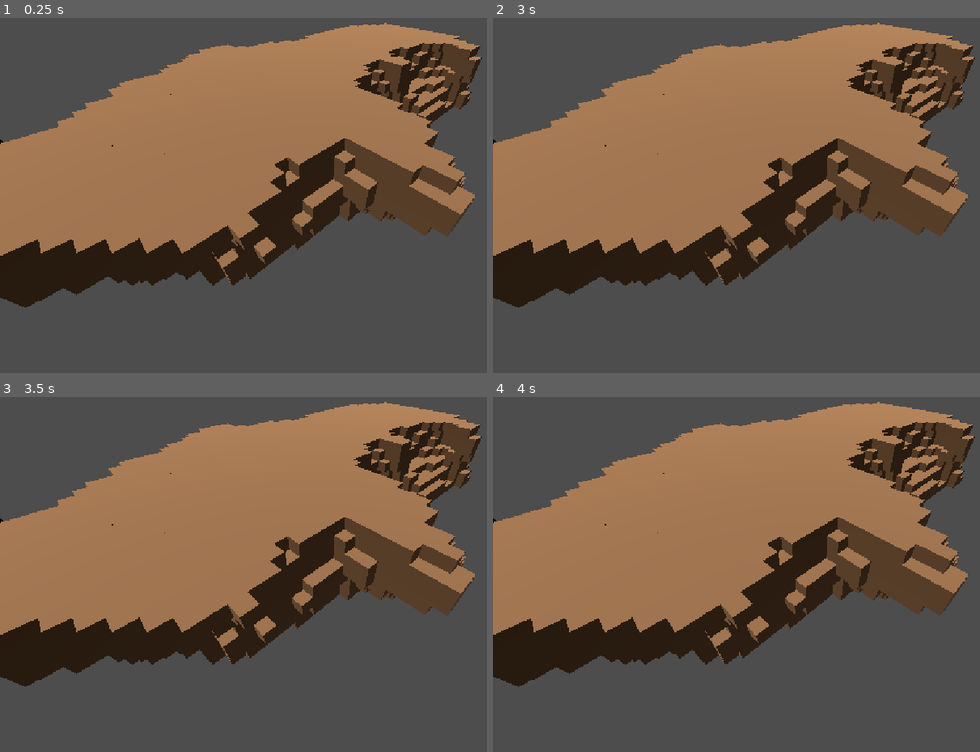
Above: before the commit, frames 1-4 (two rows, left to right).
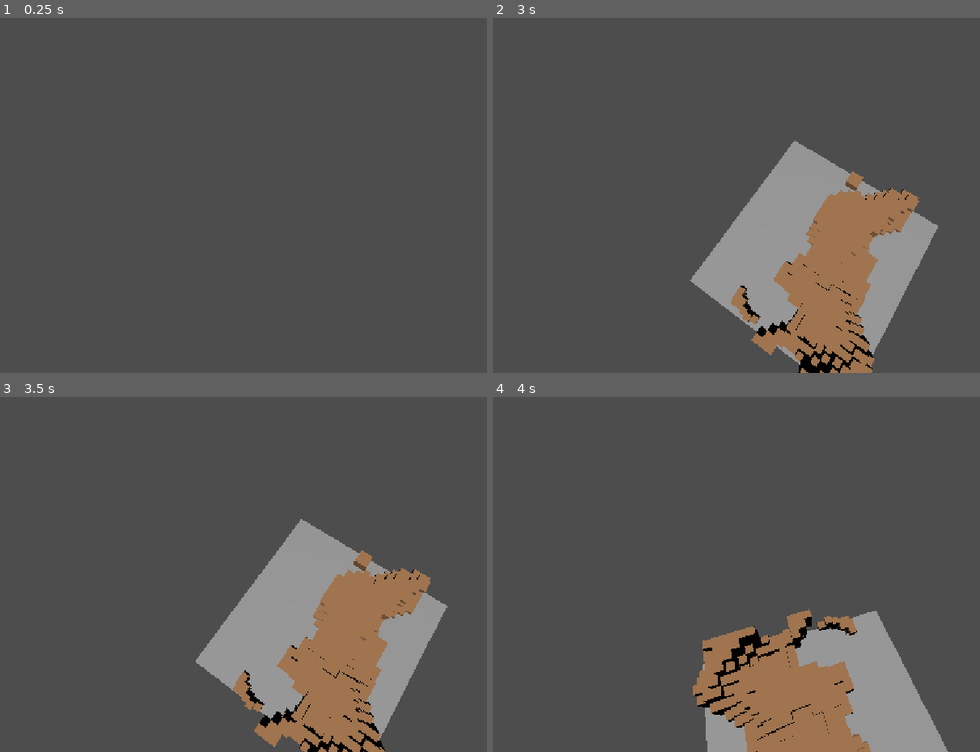
Above: after the commit, the same moments.

Repository: Joel-Paul/Game-like-Jam-10
Game: Godot game, scene res://scenes/world/world.tscn
The game is run twice, just before and just after one commit, with the same random seed, the same clock (stepped at 60 frames per second) and the same inputs. Before the commit the project starts from res://scenes/world.tscn.
Inputs (mouse positions are in pixels of both pictures, inside the frame that each line leads up to):
- Up to frame 1 (0.25 s): no input
- Up to frame 2 (3 s): tap Enter (ui_accept) at 0.5, 1.35, 1.52, 1.82, 2 s; move the mouse to (960, 174) at 0.52 s; hold Right (ui_right) 0.53-1.28 s; hold Enter (ui_accept) 0.53-1.28 s; tap F (fly, bound only after the commit) at 0.6, 1.55, 2.1, 2.85 s; move the mouse to (687, 209) at 1.27 s; hold Down (ui_down) 1.28-2.03 s; move the mouse to (882, 110) at 2.02 s; hold Right (ui_right) 2.03-2.78 s; hold Enter (ui_accept) 2.03-2.78 s; move the mouse to (785, 262) at 2.77 s; hold Up (ui_up) from 2.78 s (still down)
- Up to frame 3 (3.5 s): keep holding Up (ui_up); tap Enter (ui_accept) at 3.02, 3.32 s
- Up to frame 4 (4 s): move the mouse to (outside the picture) at 3.52 s; release Up (ui_up) at 3.53 s; hold Left (ui_left) from 3.53 s (still down); hold Enter (ui_accept) from 3.53 s (still down)

The runs differ from the first frame. In frame 1, 53% of the frame differs, in the area x 0-100%, y 1-82%; in frame 2, 65%; in frame 3, 66%; in frame 4, 68%, in the area x 0-100%, y 1-100%.

Commit message:
MakerTech: Voxel Terrain

Diff:
--- a/project.godot
+++ b/project.godot
@@ -20,6 +20,46 @@
 window/stretch/mode="canvas_items"
 window/stretch/aspect="expand"
 
+[input]
+
+ui_left={
+"deadzone": 0.5,
+"events": [Object(InputEventKey,"resource_local_to_scene":false,"resource_name":"","device":16,"window_id":0,"alt_pressed":false,"shift_pressed":false,"ctrl_pressed":false,"meta_pressed":false,"pressed":false,"keycode":4194319,"physical_keycode":0,"key_label":0,"unicode":0,"location":0,"echo":false,"script":null)
+, Object(InputEventJoypadButton,"resource_local_to_scene":false,"resource_name":"","device":-1,"button_index":13,"pressure":0.0,"pressed":false,"script":null)
+, Object(InputEventJoypadMotion,"resource_local_to_scene":false,"resource_name":"","device":-1,"axis":0,"axis_value":-1.0,"script":null)
+, Object(InputEventKey,"resource_local_to_scene":false,"resource_name":"","device":-1,"window_id":0,"alt_pressed":false,"shift_pressed":false,"ctrl_pressed":false,"meta_pressed":false,"pressed":false,"keycode":0,"physical_keycode":65,"key_label":0,"unicode":97,"location":0,"echo":false,"script":null)
+]
+}
+ui_right={
+"deadzone": 0.5,
+"events": [Object(InputEventKey,"resource_local_to_scene":false,"resource_name":"","device":16,"window_id":0,"alt_pressed":false,"shift_pressed":false,"ctrl_pressed":false,"meta_pressed":false,"pressed":false,"keycode":4194321,"physical_keycode":0,"key_label":0,"unicode":0,"location":0,"echo":false,"script":null)
+, Object(InputEventJoypadButton,"resource_local_to_scene":false,"resource_name":"","device":-1,"button_index":14,"pressure":0.0,"pressed":false,"script":null)
+, Object(InputEventJoypadMotion,"resource_local_to_scene":false,"resource_name":"","device":-1,"axis":0,"axis_value":1.0,"script":null)
+, Object(InputEventKey,"resource_local_to_scene":false,"resource_name":"","device":-1,"window_id":0,"alt_pressed":false,"shift_pressed":false,"ctrl_pressed":false,"meta_pressed":false,"pressed":false,"keycode":0,"physical_keycode":68,"key_label":0,"unicode":100,"location":0,"echo":false,"script":null)
+]
+}
+ui_up={
+"deadzone": 0.5,
+"events": [Object(InputEventKey,"resource_local_to_scene":false,"resource_name":"","device":16,"window_id":0,"alt_pressed":false,"shift_pressed":false,"ctrl_pressed":false,"meta_pressed":false,"pressed":false,"keycode":4194320,"physical_keycode":0,"key_label":0,"unicode":0,"location":0,"echo":false,"script":null)
+, Object(InputEventJoypadButton,"resource_local_to_scene":false,"resource_name":"","device":-1,"button_index":11,"pressure":0.0,"pressed":false,"script":null)
+, Object(InputEventJoypadMotion,"resource_local_to_scene":false,"resource_name":"","device":-1,"axis":1,"axis_value":-1.0,"script":null)
+, Object(InputEventKey,"resource_local_to_scene":false,"resource_name":"","device":-1,"window_id":0,"alt_pressed":false,"shift_pressed":false,"ctrl_pressed":false,"meta_pressed":false,"pressed":false,"keycode":0,"physical_keycode":87,"key_label":0,"unicode":119,"location":0,"echo":false,"script":null)
+]
+}
+ui_down={
+"deadzone": 0.5,
+"events": [Object(InputEventKey,"resource_local_to_scene":false,"resource_name":"","device":16,"window_id":0,"alt_pressed":false,"shift_pressed":false,"ctrl_pressed":false,"meta_pressed":false,"pressed":false,"keycode":4194322,"physical_keycode":0,"key_label":0,"unicode":0,"location":0,"echo":false,"script":null)
+, Object(InputEventJoypadButton,"resource_local_to_scene":false,"resource_name":"","device":-1,"button_index":12,"pressure":0.0,"pressed":false,"script":null)
+, Object(InputEventJoypadMotion,"resource_local_to_scene":false,"resource_name":"","device":-1,"axis":1,"axis_value":1.0,"script":null)
+, Object(InputEventKey,"resource_local_to_scene":false,"resource_name":"","device":-1,"window_id":0,"alt_pressed":false,"shift_pressed":false,"ctrl_pressed":false,"meta_pressed":false,"pressed":false,"keycode":0,"physical_keycode":83,"key_label":0,"unicode":115,"location":0,"echo":false,"script":null)
+]
+}
+fly={
+"deadzone": 0.2,
+"events": [Object(InputEventKey,"resource_local_to_scene":false,"resource_name":"","device":-1,"window_id":0,"alt_pressed":false,"shift_pressed":false,"ctrl_pressed":false,"meta_pressed":false,"pressed":false,"keycode":0,"physical_keycode":70,"key_label":0,"unicode":102,"location":0,"echo":false,"script":null)
+]
+}
+
 [physics]
 
 3d/physics_engine="Jolt Physics"
--- /dev/null
+++ b/scenes/player/player.gd
@@ -0,0 +1,55 @@
+extends CharacterBody3D
+
+
+const SPEED = 5.0
+const JUMP_VELOCITY = 4.5
+
+@export var mouse_sensitivity: float = 0.01  # radians/pixel
+
+@onready var head: Node3D = $Head
+@onready var eye_camera: Camera3D = $Head/EyeCamera
+
+var flying: bool = false
+
+
+func _physics_process(delta: float) -> void:
+	# Add the gravity.
+	if not is_on_floor():
+		if flying:
+			velocity = Vector3.ZERO
+		else:
+			velocity += get_gravity() * delta
+
+	# Handle jump.
+	if Input.is_action_just_pressed("ui_accept") and is_on_floor():
+		velocity.y = JUMP_VELOCITY
+
+	if Input.is_action_just_pressed("fly"):
+		flying = !flying
+
+	# Get the input direction and handle the movement/deceleration.
+	# As good practice, you should replace UI actions with custom gameplay actions.
+	var input_dir := Input.get_vector("ui_left", "ui_right", "ui_up", "ui_down")
+	var direction := (eye_camera.global_transform.basis * Vector3(input_dir.x, 0, input_dir.y)).normalized()
+	if direction:
+		if flying:
+			velocity = direction * SPEED
+		else:
+			velocity.x = direction.x * SPEED
+			velocity.z = direction.z * SPEED
+	else:
+		velocity.x = move_toward(velocity.x, 0, SPEED)
+		velocity.z = move_toward(velocity.z, 0, SPEED)
+
+	if Input.is_action_pressed("ui_accept") and flying:
+		velocity.y = SPEED
+
+	move_and_slide()
+
+
+func _unhandled_input(event: InputEvent) -> void:
+	if event is InputEventMouseMotion:
+		var relative: Vector2 = event.relative * mouse_sensitivity
+		head.rotate_y(-relative.x)
+		eye_camera.rotate_x(-relative.y)
+		eye_camera.rotation.x = clampf(eye_camera.rotation.x, deg_to_rad(-90), deg_to_rad(90))
--- /dev/null
+++ b/scenes/player/player.tscn
@@ -0,0 +1,21 @@
+[gd_scene format=3 uid="uid://cpb0ikgfoa0rd"]
+
+[ext_resource type="Script" uid="uid://c0tfw3hplb7hm" path="res://scenes/player/player.gd" id="1_8afob"]
+
+[sub_resource type="CapsuleShape3D" id="CapsuleShape3D_rxyi6"]
+
+[sub_resource type="CapsuleMesh" id="CapsuleMesh_rxyi6"]
+
+[node name="Player" type="CharacterBody3D" unique_id=1832668561]
+script = ExtResource("1_8afob")
+
+[node name="CollisionShape3D" type="CollisionShape3D" parent="." unique_id=1041960398]
+shape = SubResource("CapsuleShape3D_rxyi6")
+
+[node name="MeshInstance3D" type="MeshInstance3D" parent="." unique_id=1547248782]
+mesh = SubResource("CapsuleMesh_rxyi6")
+
+[node name="Head" type="Node3D" parent="." unique_id=1883202548]
+
+[node name="EyeCamera" type="Camera3D" parent="Head" unique_id=237174927]
+current = true
--- a/scenes/world.gd
+++ b/scenes/world/world.gd
@@ -7,6 +7,8 @@
 
 
 func _ready() -> void:
+	Input.mouse_mode = Input.MOUSE_MODE_CAPTURED
+
 	var random_generator := FastNoiseLite.new()
 	for x in range(world_size.x):
 		for z in range(world_size.z):
@@ -14,6 +16,10 @@
 				var random = random_generator.get_noise_3d(x, y, z)
 				if random > cut_off:
 					var new_cube: CSGBox3D = default_cube.duplicate()
-					new_cube.position = Vector3(x, y, z)
+					new_cube.position = Vector3(x, y, z) - world_size / 2
 					add_child(new_cube)
 	remove_child(default_cube)
+
+func _unhandled_input(event: InputEvent) -> void:
+	if event.is_action_pressed("ui_cancel"):
+		get_tree().quit()
--- a/scenes/world.tscn
+++ b/scenes/world/world.tscn
@@ -1,16 +1,17 @@
 [gd_scene format=3 uid="uid://c61uhmra8s8qt"]
 
-[ext_resource type="Script" uid="uid://bgve11c3cebmn" path="res://scenes/world.gd" id="1_nnsk1"]
+[ext_resource type="Script" uid="uid://bgve11c3cebmn" path="res://scenes/world/world.gd" id="1_sl2e5"]
+[ext_resource type="PackedScene" uid="uid://cpb0ikgfoa0rd" path="res://scenes/player/player.tscn" id="2_1fp7r"]
 
 [sub_resource type="StandardMaterial3D" id="StandardMaterial3D_nnsk1"]
 albedo_color = Color(0.61960787, 0.44313726, 0.2901961, 1)
 
 [node name="World" type="Node3D" unique_id=1276647829]
-script = ExtResource("1_nnsk1")
-world_size = Vector3(64, 8, 64)
-cut_off = 0.3999999999999999
+script = ExtResource("1_sl2e5")
+world_size = Vector3(32, 8, 32)
 
 [node name="DefaultCube" type="CSGBox3D" parent="." unique_id=637771281]
+use_collision = true
 material = SubResource("StandardMaterial3D_nnsk1")
 
 [node name="Camera3D" type="Camera3D" parent="." unique_id=750550213]
@@ -18,3 +19,11 @@
 
 [node name="DirectionalLight3D" type="DirectionalLight3D" parent="." unique_id=332962215]
 transform = Transform3D(0.9848077, -0.17101006, 0.030153697, 0, 0.17364822, 0.9848077, -0.17364818, -0.96984625, 0.1710101, 0, 0, 0)
+
+[node name="Player" parent="." unique_id=1832668561 instance=ExtResource("2_1fp7r")]
+transform = Transform3D(1, 0, 0, 0, 1, 0, 0, 0, 1, 0, 40, 0)
+
+[node name="Floor" type="CSGBox3D" parent="." unique_id=702132557]
+transform = Transform3D(1, 0, 0, 0, 1, 0, 0, 0, 1, 0, -100, 0)
+use_collision = true
+size = Vector3(100, 1, 100)
Not shown, added: scenes/player/player.gd.uid
Renamed: scenes/world.gd.uid -> scenes/world/world.gd.uid
